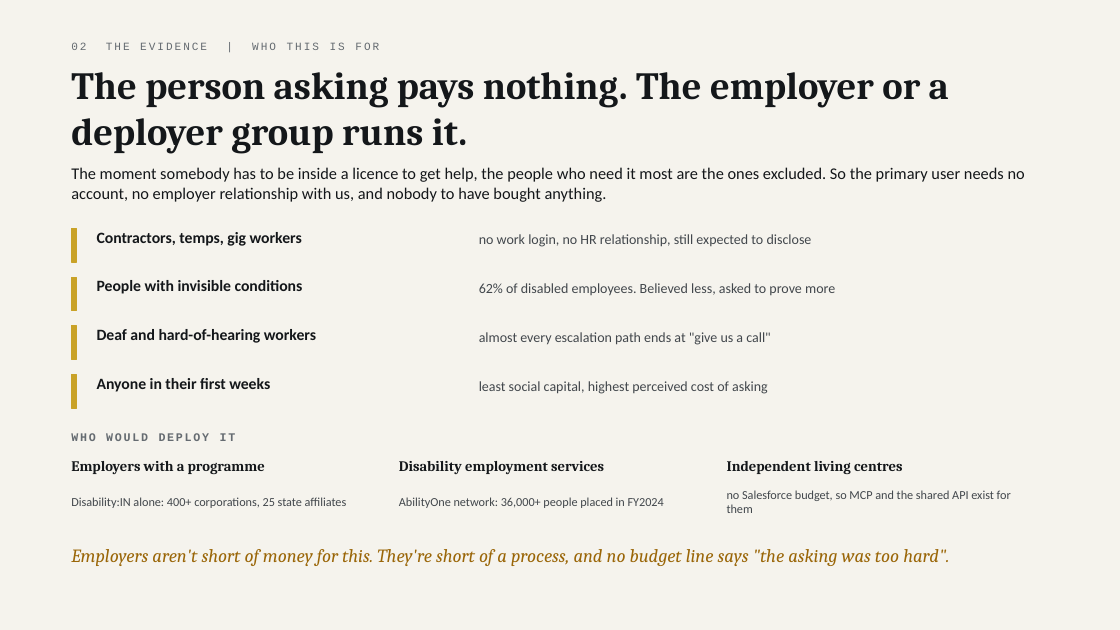
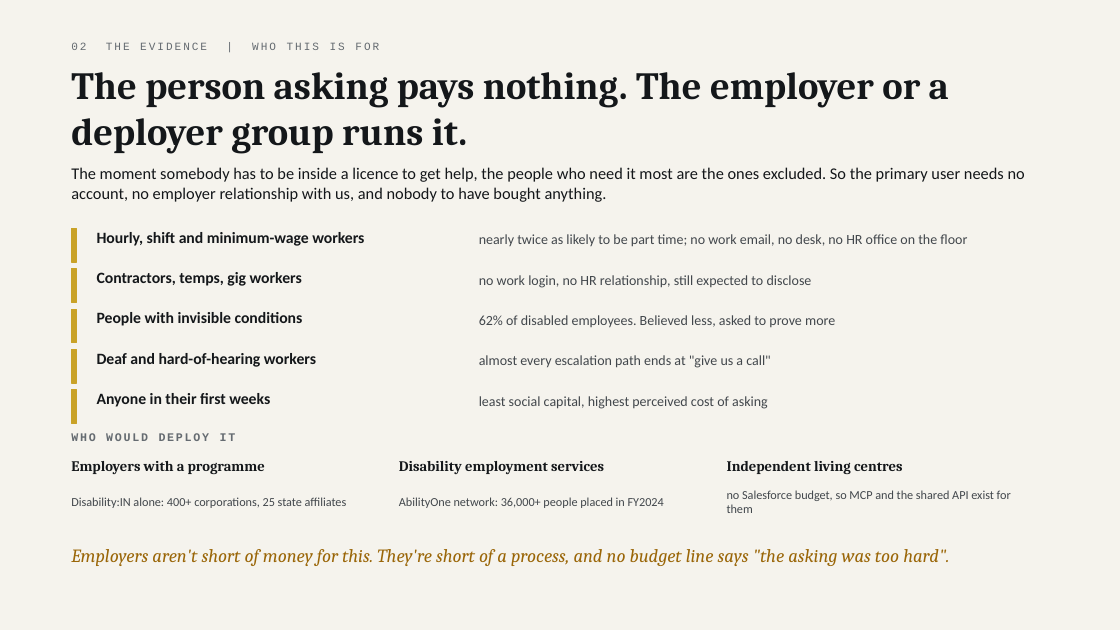
Before and after one commit to parthsevak2/curb-cut, a slide deck: slide 12 of deck/Curb-Cut.pptx. Drawn at 1120x630 pixels with LibreOffice and Linux fonts; fonts in the diff are those of the drawing. Boxes give left, top, right and bottom in pixels: in the first picture for what was removed or moved away, otherwise in the second. Text is boxed around its words. In the diff, an @@ line names an element or a change of style, - is before the commit and + after.

```diff
--- a/deck/Curb-Cut.pptx
+++ b/deck/Curb-Cut.pptx
@@ text added at [97, 232, 364, 246], 13.5 pt, text #14171A, bold @@
+Hourly, shift and minimum-wage workers
@@ text added at [479, 234, 967, 247], 12 pt, text #42474C @@
+nearly twice as likely to be part time; no work email, no desk, no HR office on the floor
@@ rectangle: place and size @@
-rectangle at [71, 277, 76, 311]
+rectangle at [71, 269, 76, 302]
@@ text "Contractors, temps, gig workers": place and size @@
-text "Contractors, temps, gig workers" at [97, 232, 302, 246]
+text "Contractors, temps, gig workers" at [97, 272, 302, 286]
@@ text "no work login, no HR ...": place and size @@
-text "no work login, no HR ..." at [479, 234, 812, 247]
+text "no work login, no HR ..." at [479, 275, 812, 288]
@@ rectangle: place and size @@
-rectangle at [71, 326, 76, 360]
+rectangle at [71, 309, 76, 343]
@@ text "People with invisible conditions": place and size @@
-text "People with invisible conditions" at [97, 280, 303, 294]
+text "People with invisible conditions" at [97, 312, 303, 326]
@@ text "62% of disabled employees. Believed ...": place and size @@
-text "62% of disabled employees. Believed ..." at [479, 283, 835, 296]
+text "62% of disabled employees. Believed ..." at [479, 315, 835, 328]
@@ rectangle added at [71, 350, 76, 383], fill #C9A227, outline #C9A227 1 pt @@
@@ text "Deaf and hard-of-hearing workers": place and size @@
-text "Deaf and hard-of-hearing workers" at [97, 329, 316, 343]
+text "Deaf and hard-of-hearing workers" at [97, 353, 316, 367]
@@ text "almost every escalation path ends ...": place and size @@
-text "almost every escalation path ends ..." at [479, 332, 771, 345]
+text "almost every escalation path ends ..." at [479, 355, 771, 368]
@@ 2 texts, 1 rectangle: place and size @@
-2 texts, 1 rectangle at [71, 375, 768, 408]
+2 texts, 1 rectangle at [71, 390, 768, 423]
```
Also in this commit, not shown: 7 other slides changed, 8 other files.
